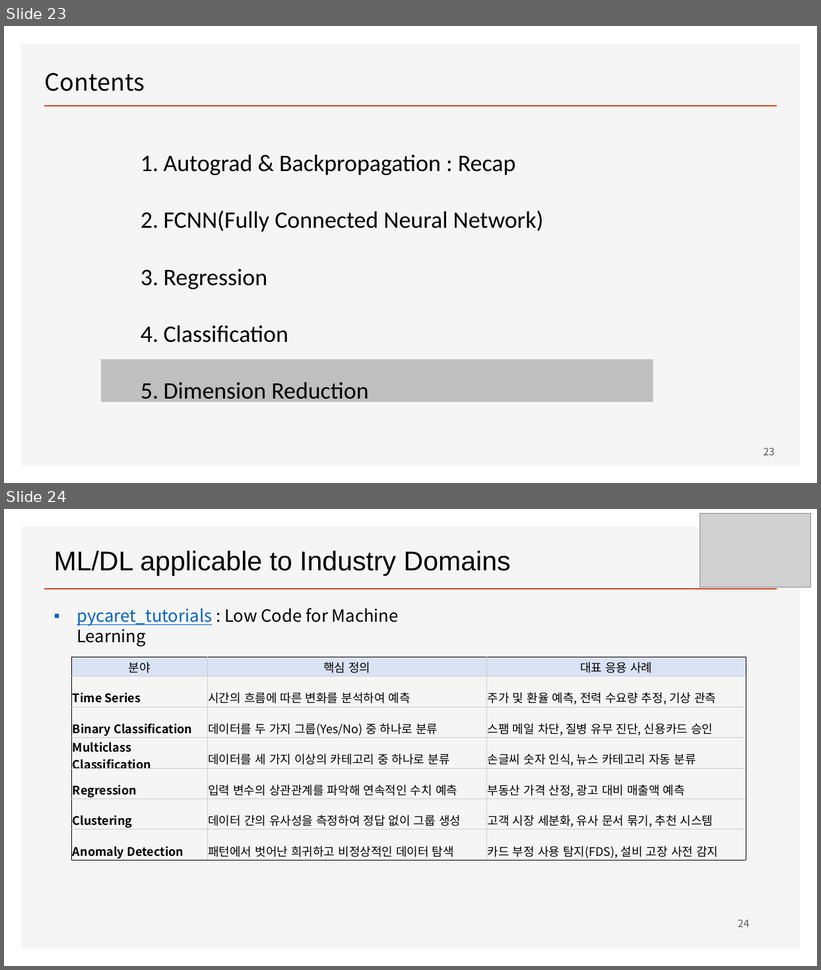
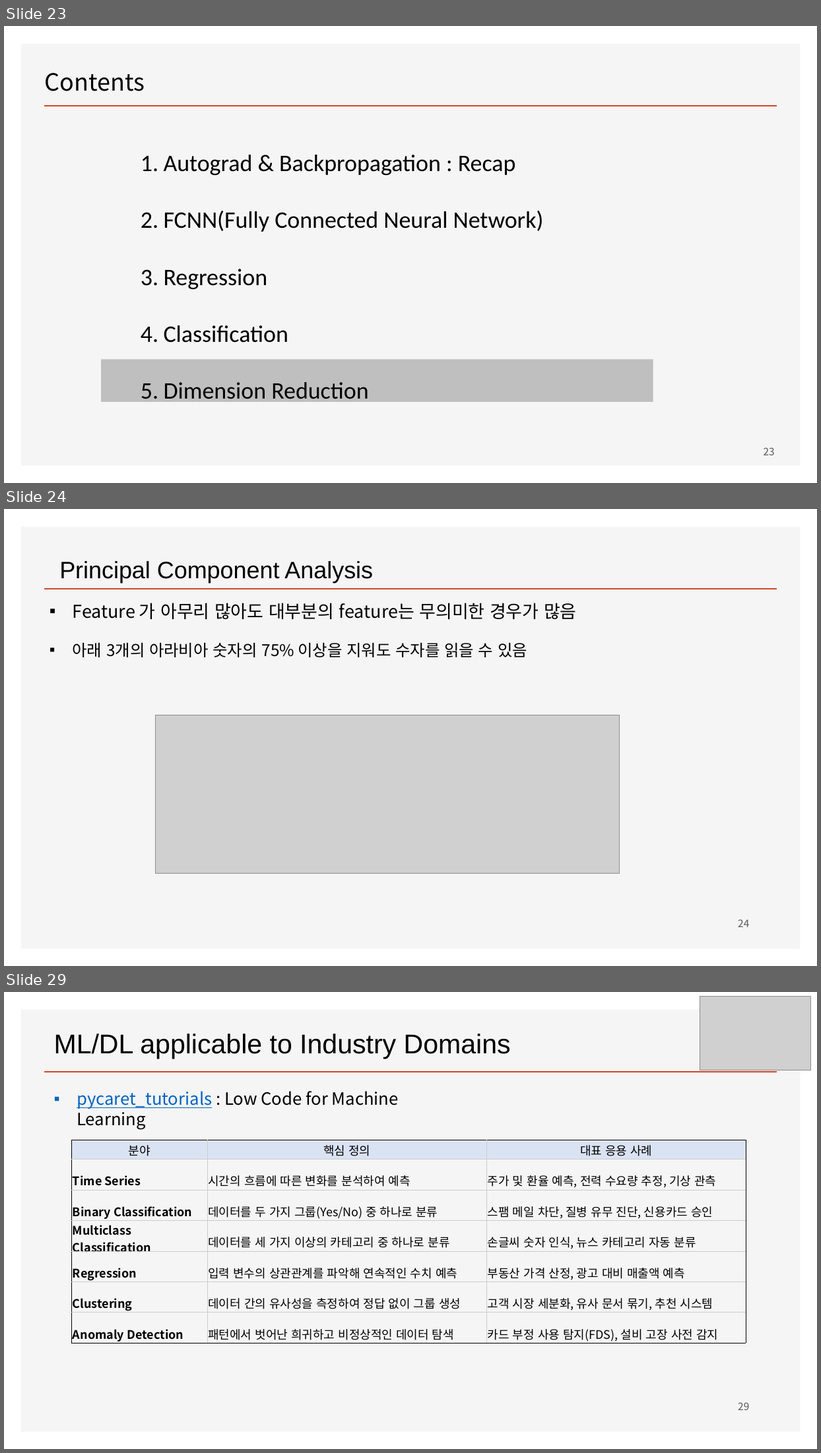
Before and after one commit to ancestor9/mathematics-for-machine-learning, a slide deck: Linear_Algebra/w6_Deep Learning.pptx. Shown one above the other, each under a label of ours: slides 23 and 24 before the commit, slides 23, 24 and 29 after it; the slides between them are not shown. The pictures are 821x970 and 821x1453 pixels, drawn with LibreOffice and Linux fonts; fonts in the diff are those of the drawing; grey boxes stand for pictures; background and template pictures are left out. Boxes give left, top, right and bottom in pixels: in the first picture for what was removed or moved away, otherwise in the second. Text is boxed around its words. In the diff, an @@ line names an element or a change of style, - is before the commit and + after.

```diff
--- a/Linear_Algebra/w6_Deep Learning.pptx
+++ b/Linear_Algebra/w6_Deep Learning.pptx
@@ slide 24 added at [4, 509, 817, 966], background #FFFFFF; not listed: 2 template elements that a slide beside it also shows @@
@@ text added at [59, 561, 373, 583], 28 pt, text #000000 @@
+Principal Component Analysis
@@ text added at [73, 603, 577, 657], 21 pt, text #000000 @@
+▪ Feature 가 아무리 많아도 대부분의 feature는 무의미한 경우가 많음
+▪ 아래 3개의 아라비아 숫자의 75% 이상을 지워도 수자를 읽을 수 있음
@@ picture added at [156, 715, 620, 874] @@
@@ page number added at [738, 920, 749, 927], 12 pt, text #595959 @@
+24
@@ what was slide 24 is now slide 29 @@
@@ page number at [738, 1403, 749, 1410]: text changed @@
-24
+29
```
Also in this commit, not shown: 4 other slides added.
